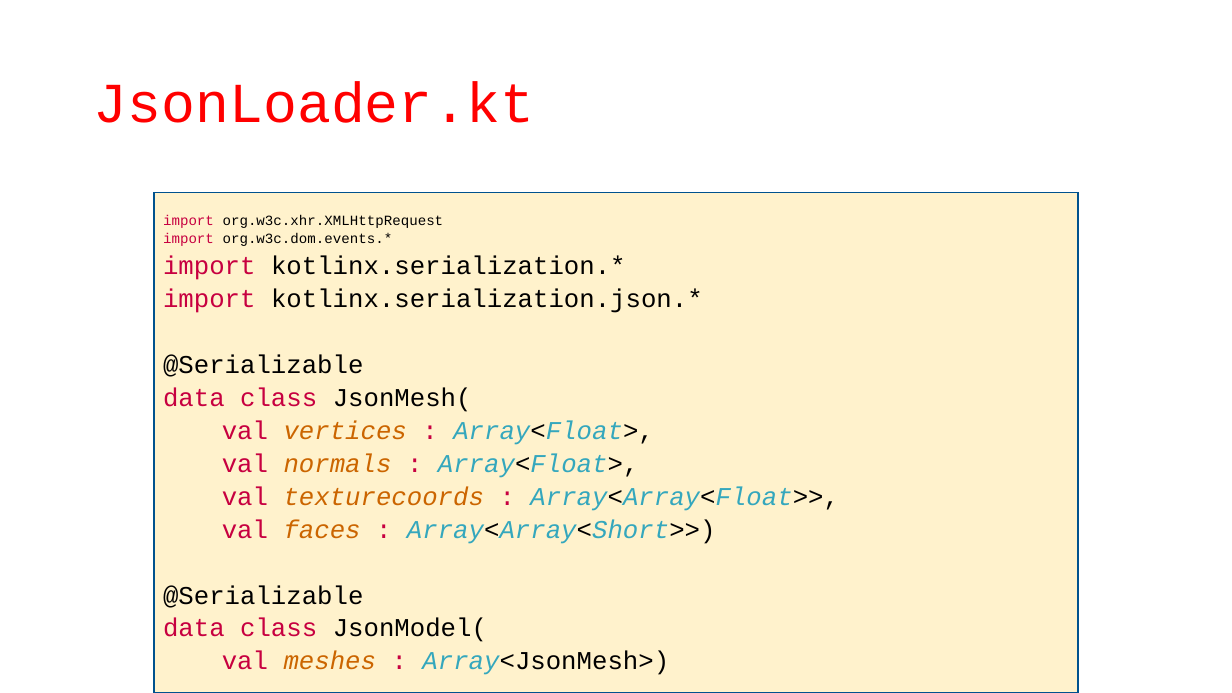
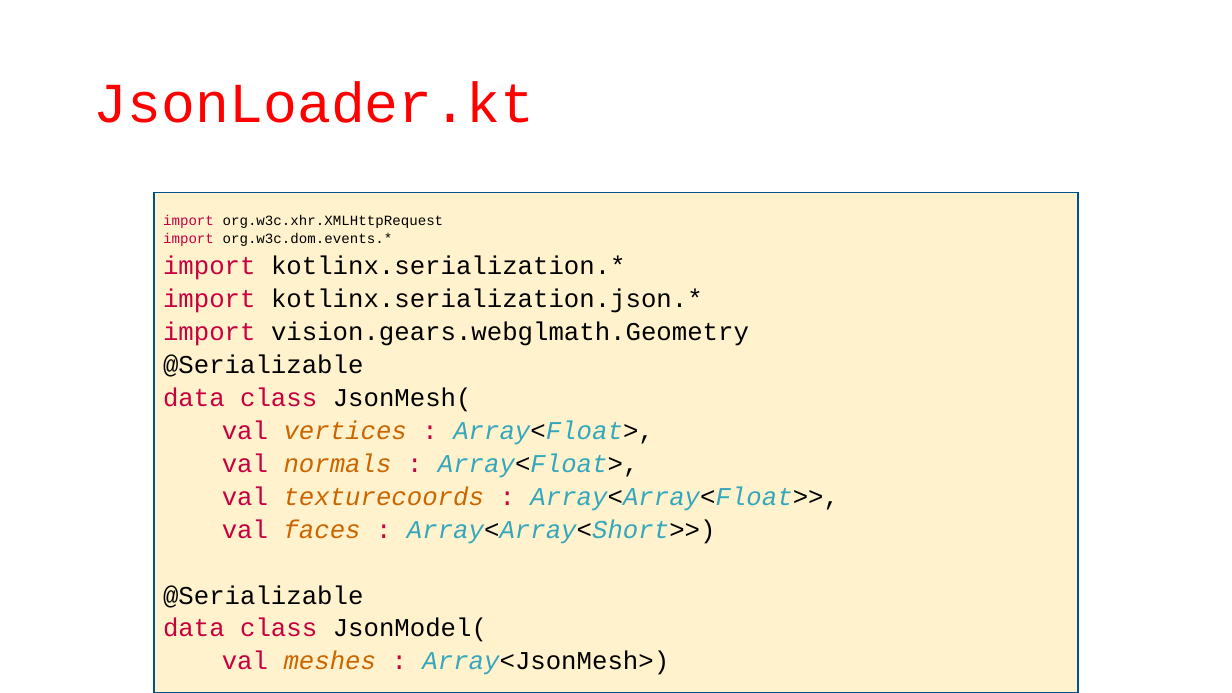
Before and after one commit to szecsi/kogfactory, a slide deck: slide 9 of projects/kog.040.010-models/aitcg310 - Modeling.pptx. Drawn at 1232x693 pixels with LibreOffice and Linux fonts; fonts in the diff are those of the drawing. Boxes give left, top, right and bottom in pixels: in the first picture for what was removed or moved away, otherwise in the second. Text is boxed around its words. In the diff, an @@ line names an element or a change of style, - is before the commit and + after.

```diff
--- a/projects/kog.040.010-models/aitcg310 - Modeling.pptx
+++ b/projects/kog.040.010-models/aitcg310 - Modeling.pptx
@@ text in rectangle at (163,321,749,346): paragraph added @@
+import vision.gears.webglmath.Geometry
```
Also in this commit, not shown: 2 other slides changed, 1 slide added, 6 other files.
